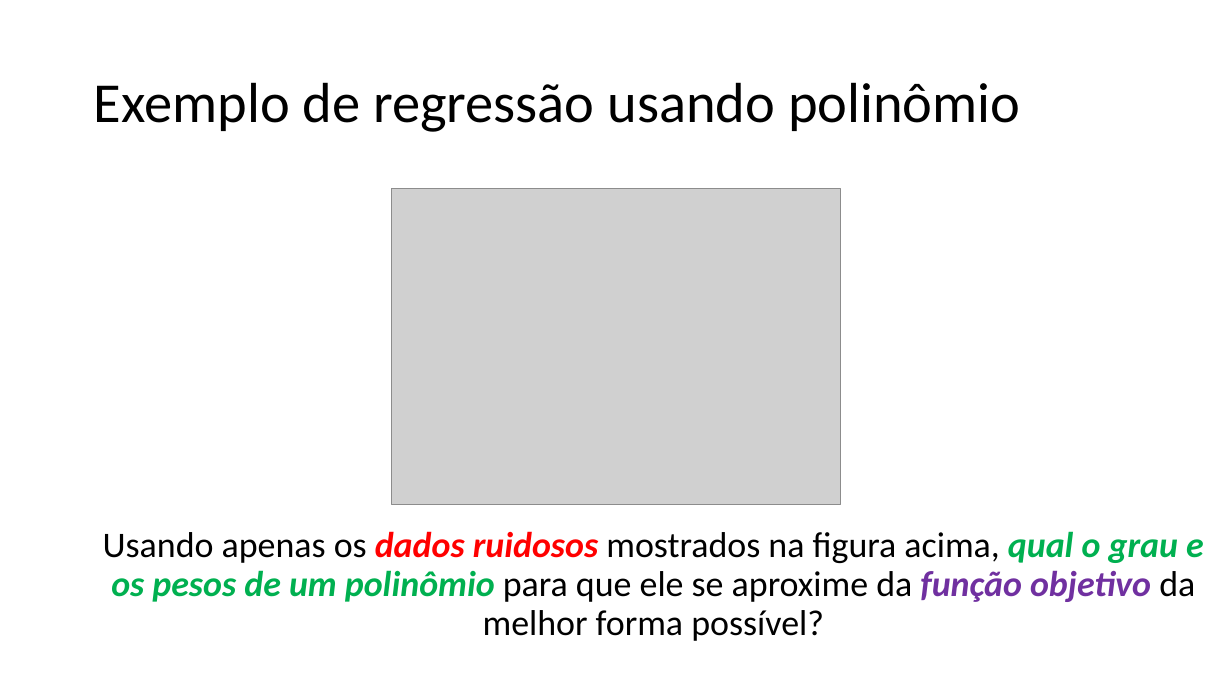
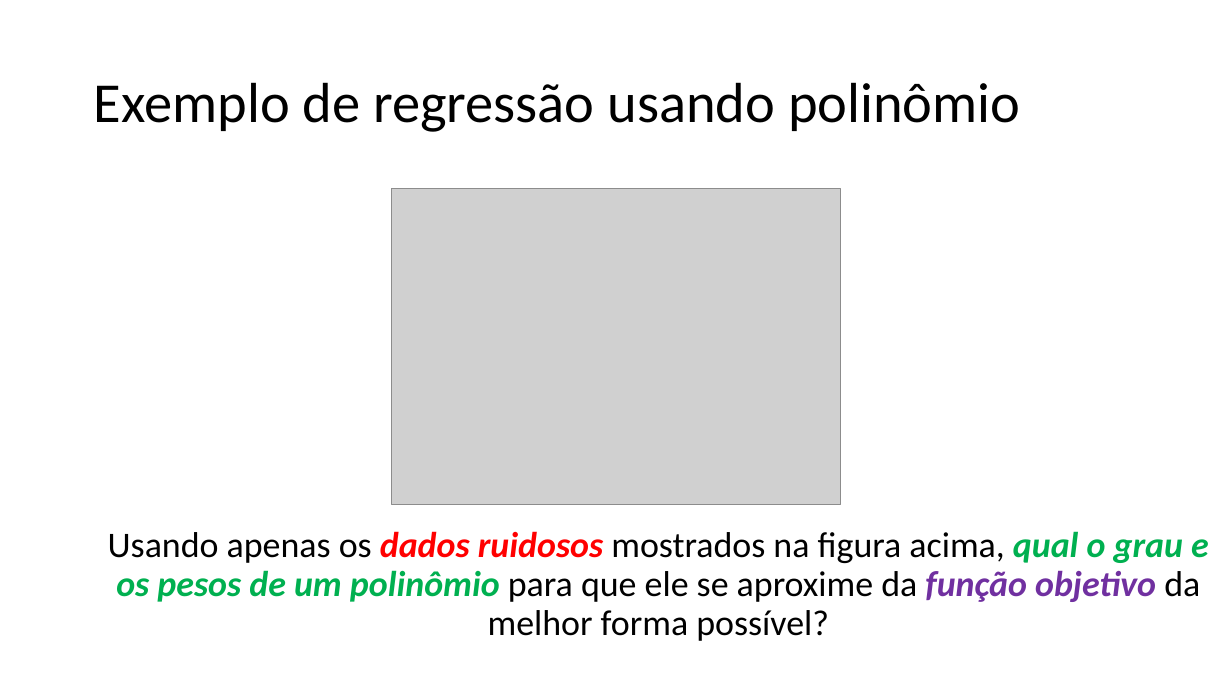
Before and after one commit to zz4fap/t319_aprendizado_de_maquina, a slide deck: slide 23 of slides/T319_Regressão_Linear (Parte IV).pptx. Drawn at 1232x693 pixels with LibreOffice and Linux fonts; fonts in the diff are those of the drawing; grey boxes stand for pictures. Boxes give left, top, right and bottom in pixels: in the first picture for what was removed or moved away, otherwise in the second. Text is boxed around its words. In the diff, an @@ line names an element or a change of style, - is before the commit and + after.

```diff
--- a/slides/T319_Regressão_Linear (Parte IV).pptx
+++ b/slides/T319_Regressão_Linear (Parte IV).pptx
@@ text "Usando apenas os dados ruidosos ...": place and size @@
-text "Usando apenas os dados ruidosos ..." at (103, 531, 1204, 641)
+text "Usando apenas os dados ruidosos ..." at (108, 531, 1209, 641)
```
Also in this commit, not shown: 7 other slides changed, 1 other file.
